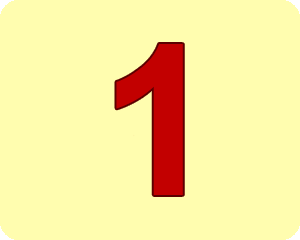
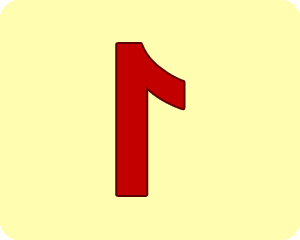
Layers edited between the first and the second (300, 240) image:
painted on "1" over 116, 44, 184, 195
painted on "Layer 0" over 133, 134, 167, 137
